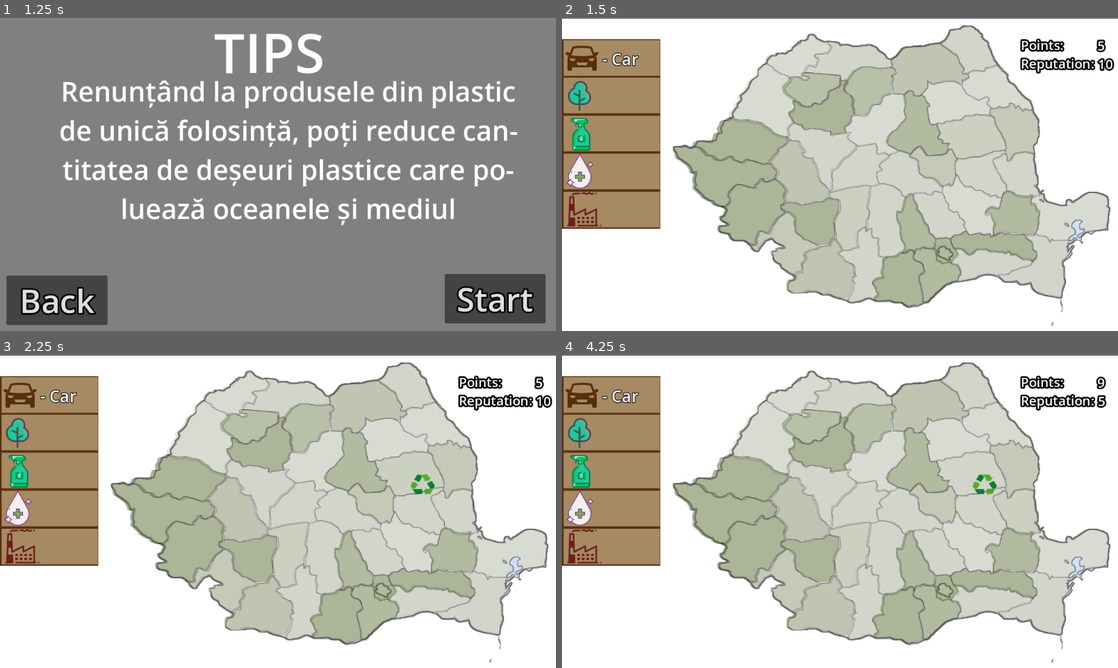
Above: before the commit, frames 1-4 (two rows, left to right).
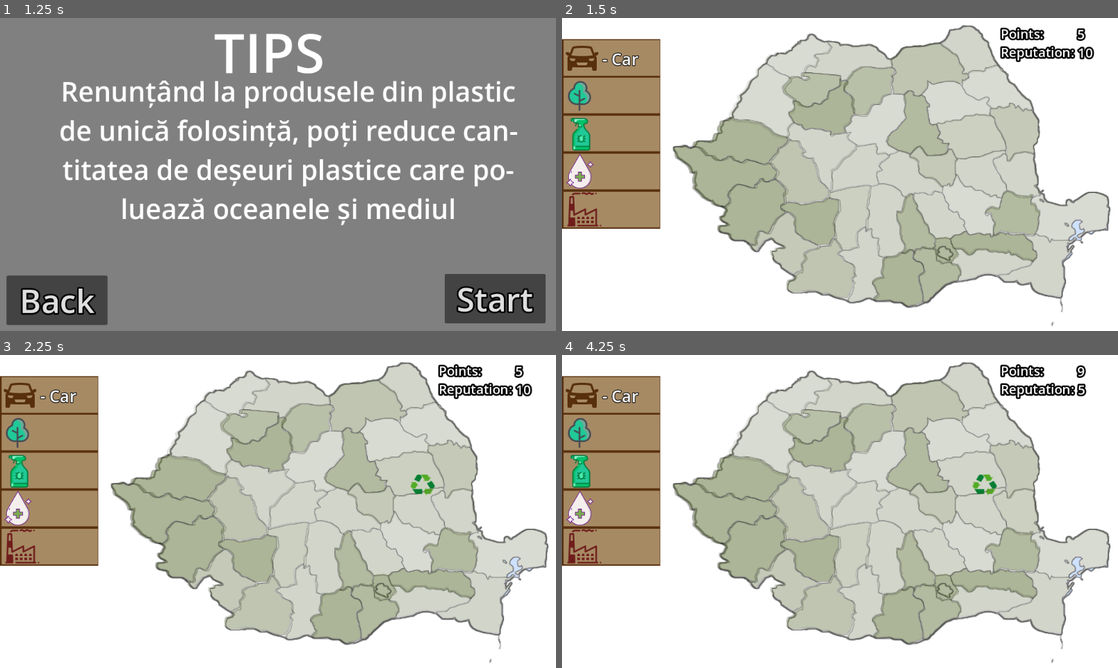
Above: after the commit, the same moments.

Repository: Yuichiro021/TechnoByte
Game: Godot game, scene res://main_menu/main_menu.tscn
The game is run twice, just before and just after one commit, with the same random seed, the same clock (stepped at 60 frames per second) and the same inputs.
Inputs (mouse positions are in pixels of both pictures, inside the frame that each line leads up to):
- Up to frame 1 (1.25 s): click "Start" at 0.5 s
- Up to frame 2 (1.5 s): click "Start" at 1.25 s
- Up to frame 3 (2.25 s): tap Enter at 2 s; move the mouse to (400, 495) at 2.02 s; click (400, 495) at 2.17 s
- Up to frame 4 (4.25 s): tap Space at 2.75 s; move the mouse to (728, 527) at 2.77 s; click (728, 527) at 2.92 s; tap Enter at 3.5 s; move the mouse to (895, 442) at 3.52 s; click (895, 442) at 3.67 s

Frame 1 is identical in both runs. In frame 2, 1.7% of the frame differs, in the area x 0-100%, y 0-18%; in frame 3, 1.7%; in frame 4, 1.7%.

Commit message:
fix ui judete

Diff:
--- a/Scenes/level1.tscn
+++ b/Scenes/level1.tscn
@@ -56,9 +56,11 @@
 
 [node name="TextureRect2" type="TextureRect" parent="."]
 z_index = -1
-offset_top = 1.0
-offset_right = 1024.0
-offset_bottom = 579.0
+anchors_preset = 15
+anchor_right = 1.0
+anchor_bottom = 1.0
+grow_horizontal = 2
+grow_vertical = 2
 texture = ExtResource("1_a8x5o")
 expand_mode = 1
 
@@ -446,23 +448,26 @@
 [node name="side_menu" type="Node2D" parent="."]
 position = Vector2(866, 21)
 
-[node name="MarginContainer" type="MarginContainer" parent="side_menu"]
-offset_left = -33.0
-offset_right = 192.0
+[node name="MarginContainer" type="MarginContainer" parent="."]
+anchors_preset = 1
+anchor_left = 1.0
+anchor_right = 1.0
+offset_left = -225.0
 offset_bottom = 239.0
+grow_horizontal = 0
 theme_override_constants/margin_left = 12
 theme_override_constants/margin_top = 12
 theme_override_constants/margin_right = 12
 theme_override_constants/margin_bottom = 12
 
-[node name="VBoxContainer" type="VBoxContainer" parent="side_menu/MarginContainer"]
+[node name="VBoxContainer" type="VBoxContainer" parent="MarginContainer"]
 layout_mode = 2
 theme_override_constants/separation = 0
 
-[node name="Separator" type="Control" parent="side_menu/MarginContainer/VBoxContainer"]
-layout_mode = 2
-
-[node name="Label" type="Label" parent="side_menu/MarginContainer/VBoxContainer"]
+[node name="Separator" type="Control" parent="MarginContainer/VBoxContainer"]
+layout_mode = 2
+
+[node name="Label" type="Label" parent="MarginContainer/VBoxContainer"]
 layout_mode = 2
 size_flags_horizontal = 0
 theme_override_colors/font_outline_color = Color(0, 0, 0, 1)
@@ -472,7 +477,7 @@
 horizontal_alignment = 1
 vertical_alignment = 1
 
-[node name="Label2" type="Label" parent="side_menu/MarginContainer/VBoxContainer/Label"]
+[node name="Label2" type="Label" parent="MarginContainer/VBoxContainer/Label"]
 layout_mode = 1
 anchors_preset = 6
 anchor_left = 1.0
@@ -490,7 +495,7 @@
 theme_override_font_sizes/font_size = 24
 text = "0"
 
-[node name="Label2" type="Label" parent="side_menu/MarginContainer/VBoxContainer"]
+[node name="Label2" type="Label" parent="MarginContainer/VBoxContainer"]
 layout_mode = 2
 size_flags_horizontal = 0
 theme_override_colors/font_outline_color = Color(0, 0, 0, 1)
@@ -500,7 +505,7 @@
 horizontal_alignment = 1
 vertical_alignment = 1
 
-[node name="Label2" type="Label" parent="side_menu/MarginContainer/VBoxContainer/Label2"]
+[node name="Label2" type="Label" parent="MarginContainer/VBoxContainer/Label2"]
 layout_mode = 1
 anchors_preset = -1
 anchor_left = 0.734
--- a/Scripts/Judete.gd
+++ b/Scripts/Judete.gd
@@ -28,13 +28,13 @@
 func change_points(val):
 	if points+val>0:
 		points+=val
-	var label := $"../../side_menu/MarginContainer/VBoxContainer/Label/Label2" as Label
+	var label := $"../../MarginContainer/VBoxContainer/Label/Label2" as Label
 	label.text = str(points)
 
 func change_reputation(val):
 	if reputation+val>0:
 		reputation+=val
-	var label := $"../../side_menu/MarginContainer/VBoxContainer/Label2/Label2" as Label
+	var label := $"../../MarginContainer/VBoxContainer/Label2/Label2" as Label
 	label.text = str(reputation)
 
 func increase_pollution():
